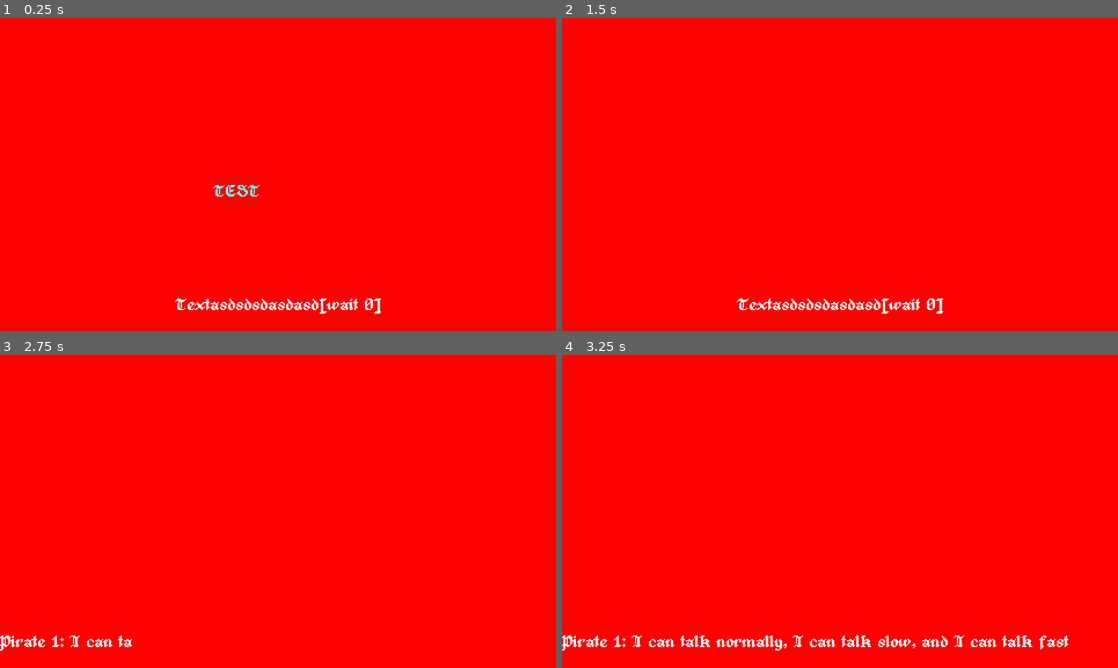
Above: before the commit, frames 1-4 (two rows, left to right).
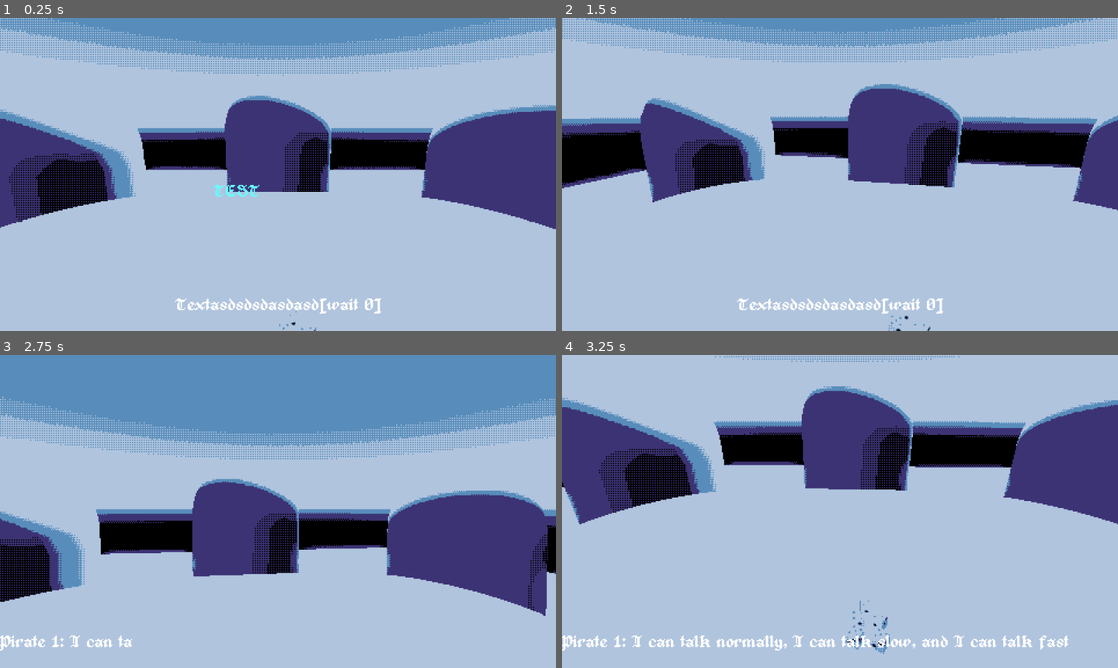
Above: after the commit, the same moments.

Repository: Merrick-McLean/GameOff13
Game: Godot game, scene res://scenes/main.tscn
Two runs of this game, one before a commit and one after it. Both use one fixed random seed, a clock stepped at 60 frames per second and the inputs below. This scene is started directly instead of the project's main scene.
Inputs (mouse positions are in pixels of both pictures, inside the frame that each line leads up to):
- Up to frame 1 (0.25 s): no input
- Up to frame 2 (1.5 s): tap Enter at 0.5 s; move the mouse to (962, 158) at 0.52 s; click (962, 158) at 0.6 s; tap F5 (debug_set_start_scene) at 1.25 s; move the mouse to (728, 190) at 1.27 s; tap 1 (test_1) at 1.35 s
- Up to frame 3 (2.75 s): tap F6 (debug_toggle_start_scene) at 2 s; move the mouse to (333, 442) at 2.02 s; tap 2 (test_2) at 2.1 s
- Up to frame 4 (3.25 s): move the mouse to (812, 574) at 2.77 s; click (812, 574) at 2.85 s

The runs differ from the first frame. In frame 1, 100% of the frame differs, in the area x 0-100%, y 0-100%; in frame 2, 100%; in frame 3, 100%; in frame 4, 99%.

Commit message:
add in some default colors

Diff:
--- a/project/scenes/main.tscn
+++ b/project/scenes/main.tscn
@@ -52,7 +52,7 @@
 visible = false
 
 [node name="CSGBox3D" type="CSGBox3D" parent="GameViewportContainer/SubViewport/Node3D"]
-transform = Transform3D(-0.246431, 0.573127, 0.781535, -0.452036, -0.781288, 0.430409, 0.857282, -0.247217, 0.451608, 0, 0, 0)
+transform = Transform3D(0.989875, 0.0132579, -0.141314, -0.0698598, 0.912189, -0.403773, 0.123552, 0.409558, 0.903879, 0, 0, 0)
 script = ExtResource("4_d2njp")
 
 [node name="Camera3D" type="Camera3D" parent="GameViewportContainer/SubViewport/Node3D"]
--- a/project/singletons/palette.gd
+++ b/project/singletons/palette.gd
@@ -8,19 +8,19 @@
 		texture = new_value
 		texture_changed.emit(old_texture, texture)
 
-var color_0 := Color.RED :
+var color_0 := Color.BLACK :
 	set(new_value):
 		color_0 = new_value
 		is_texture_update_queued = true
-var color_1 := Color.RED :
+var color_1 := Color.DARK_SLATE_BLUE :
 	set(new_value):
 		color_1 = new_value
 		is_texture_update_queued = true
-var color_2 := Color.RED :
+var color_2 := Color.STEEL_BLUE :
 	set(new_value):
 		color_2 = new_value
 		is_texture_update_queued = true
-var color_3 := Color.RED :
+var color_3 := Color.LIGHT_STEEL_BLUE :
 	set(new_value):
 		color_3 = new_value
 		is_texture_update_queued = true
